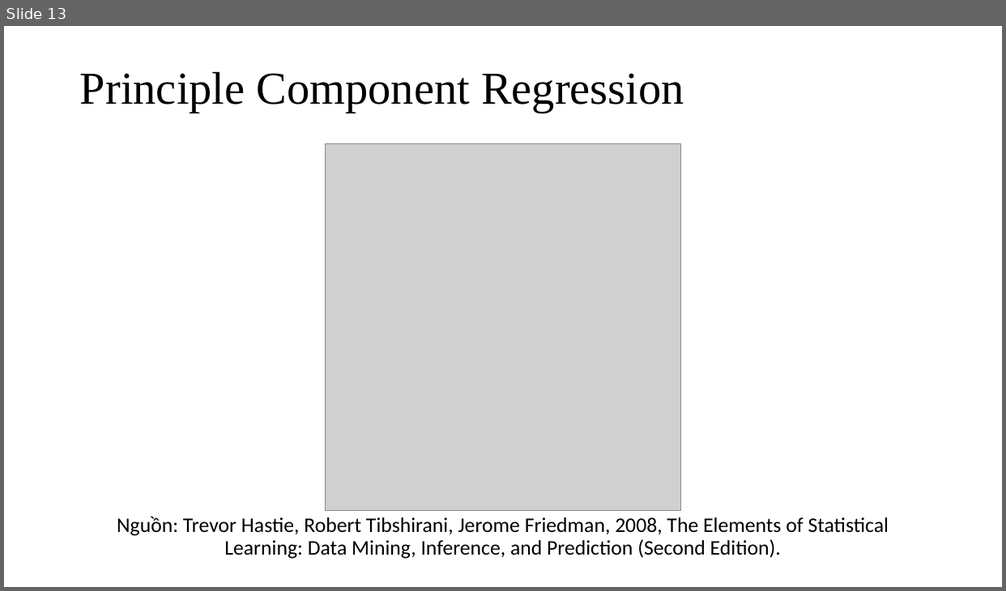
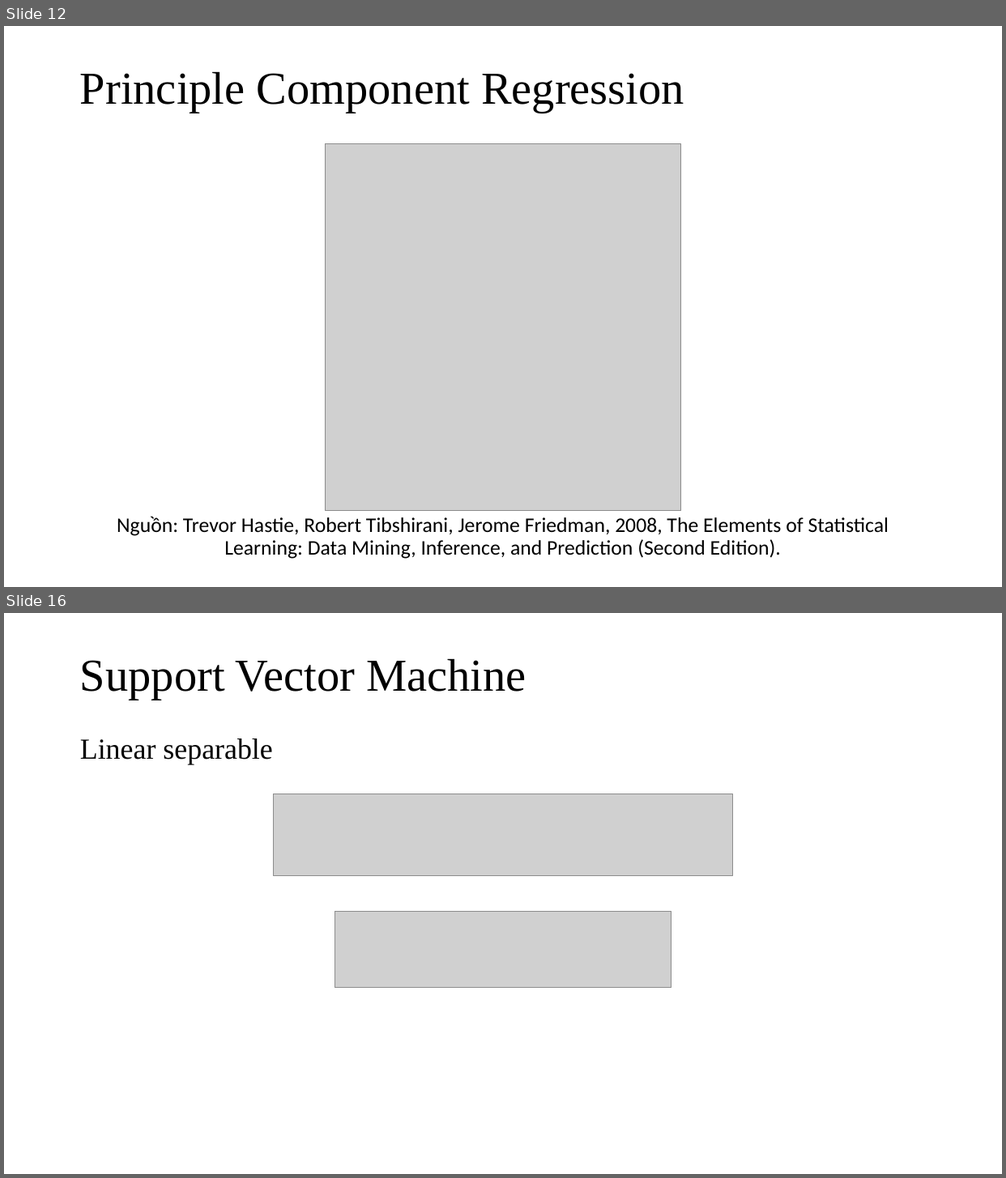
Before and after one commit to nguyenduyhanlam/Computer_vision, a slide deck: Face Recognition Algorithm Based on VGG Network Model.pptx. Shown one above the other, each under a label of ours: slide 13 before the commit, slides 12 and 16 after it; the slides between them are not shown. The pictures are 1006x591 and 1006x1178 pixels, drawn with LibreOffice and Linux fonts; fonts in the diff are those of the drawing; grey boxes stand for pictures. Boxes give left, top, right and bottom in pixels: in the first picture for what was removed or moved away, otherwise in the second. Text is boxed around its words. In the diff, an @@ line names an element or a change of style, - is before the commit and + after.

```diff
--- a/Face Recognition Algorithm Based on VGG Network Model.pptx
+++ b/Face Recognition Algorithm Based on VGG Network Model.pptx
@@ slide 16 added at (4,613,1002,1174), background #FFFFFF @@
@@ title added at (80,658,526,700), 44 pt, text #000000 @@
+Support Vector Machine
@@ text added at (80,739,272,765), 28 pt, text #000000 @@
+Linear separable
@@ picture added at (273,794,733,875) @@
@@ picture added at (335,912,671,988) @@
@@ what was slide 13 is now slide 12 @@
```
Also in this commit, not shown: 1 slide changed, 7 other slides added, 2 slides removed.
